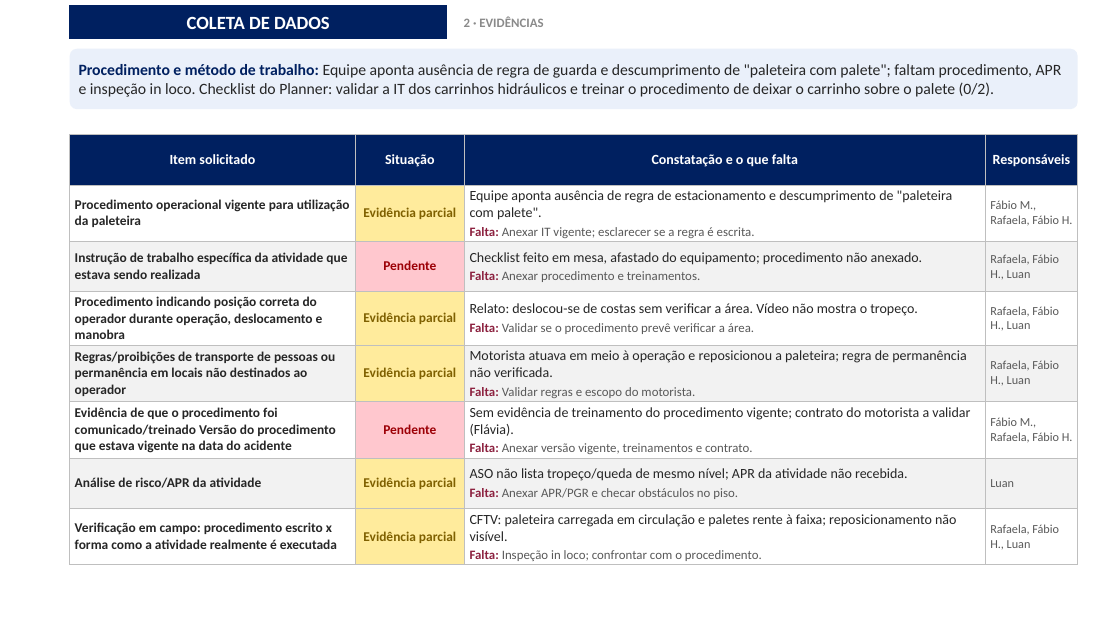
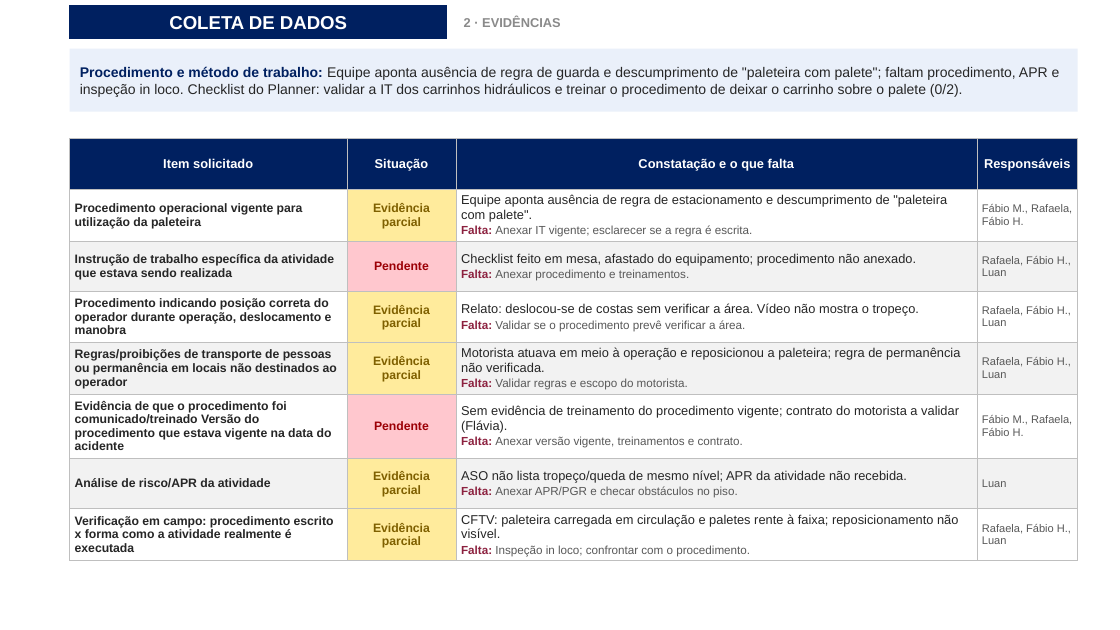
Before and after one commit to luantavarez9/hospital-seguro, a slide deck: slide 10 of entrega_acidente_GRU1/Apresentacao_Ocorrencia_Acidente_GRU_I.pptx. Drawn at 1120x630 pixels with LibreOffice and Linux fonts; fonts in the diff are those of the drawing; background and template pictures are left out. Boxes give left, top, right and bottom in pixels: in the first picture for what was removed or moved away, otherwise in the second. Text is boxed around its words. In the diff, an @@ line names an element or a change of style, - is before the commit and + after.

```diff
--- a/entrega_acidente_GRU1/Apresentacao_Ocorrencia_Acidente_GRU_I.pptx
+++ b/entrega_acidente_GRU1/Apresentacao_Ocorrencia_Acidente_GRU_I.pptx
@@ rectangle "COLETA DE DADOS" at [70,6,447,39]: font Calibri to Arial @@
@@ text "2 · EVIDÊNCIAS" at [464,18,561,27]: font Calibri to Arial @@
@@ rectangle "Procedimento e método de trabalho: ..." at [70,49,1078,112]: size 13.5 to 12 pt, font Calibri to Arial; rounded rectangle to rectangle @@
@@ table at [70,139,1078,561] @@
@@ size 12 to 11 pt in "Item solicitado", "Situação", "Constatação e o que falta", "Responsáveis" and 7 more places @@
@@ font Calibri to Arial @@
@@ size 11.5 to 10.5 pt in "Procedimento operacional vigente para utilização da paleteir ...", "Evidência parcial", "Instrução de trabalho específica da atividade que ...", "Pendente" and 10 more places @@
@@ size 11 to 10 pt in "Falta: Anexar IT vigente; esclarecer se a ...", "Falta: Anexar procedimento e treinamentos.", "Falta: Validar se o procedimento prevê verificar ...", "Falta: Validar regras e escopo do motorista." and 3 more places @@
@@ size 10.5 to 9.5 pt in "Fábio M., Rafaela, Fábio H.", "Rafaela, Fábio H., Luan", "Rafaela, Fábio H., Luan", "Rafaela, Fábio H., Luan" and 3 more places @@
@@ table: place and size @@
-table at [70,134,1078,565]
+table at [70,139,1078,561]
```
Also in this commit, not shown: 23 other slides changed, 31 other files.
